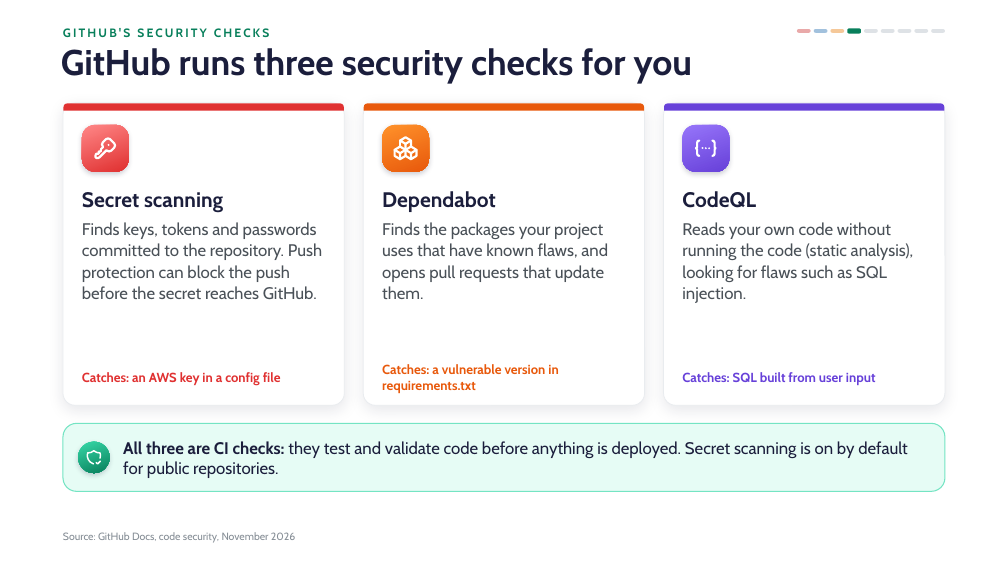
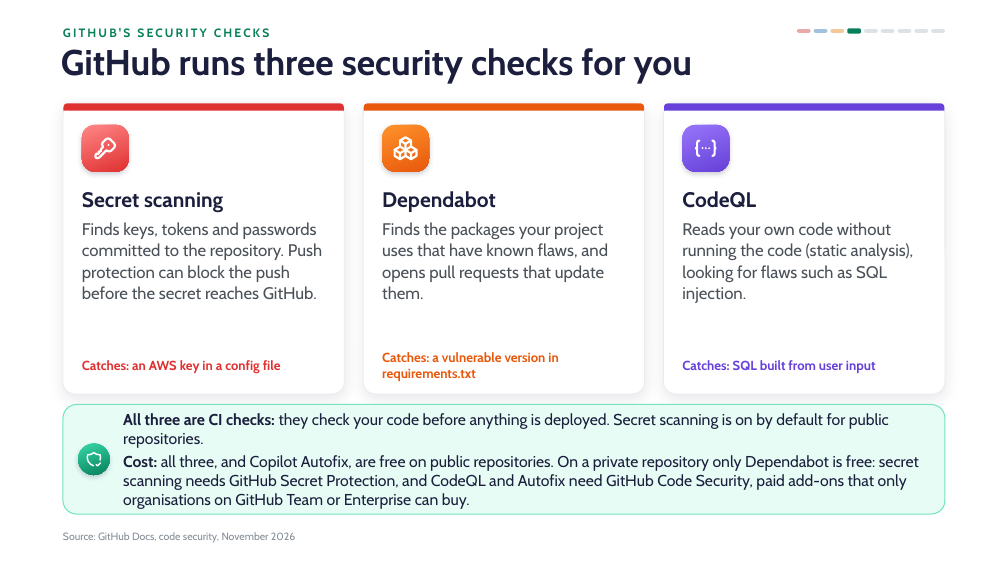
Before and after one commit to FionnQ-H1/aiProg, a slide deck: slide 12 of lectures-and-labs/week10/cicd-lecture.pptx (slide 11 before the commit). Drawn at 1008x567 pixels with LibreOffice and Linux fonts; fonts in the diff are those of the drawing; background and template pictures are left out. Boxes give left, top, right and bottom in pixels: in the first picture for what was removed or moved away, otherwise in the second. Text is boxed around its words. In the diff, an @@ line names an element or a change of style, - is before the commit and + after.

```diff
--- a/lectures-and-labs/week10/cicd-lecture.pptx
+++ b/lectures-and-labs/week10/cicd-lecture.pptx
@@ rounded rectangle: place and size @@
-rounded rectangle at box(63, 103, 344, 405)
+rounded rectangle at box(63, 103, 344, 394)
@@ rounded rectangle: place and size @@
-rounded rectangle at box(363, 103, 644, 405)
+rounded rectangle at box(363, 103, 644, 394)
@@ rounded rectangle: place and size @@
-rounded rectangle at box(664, 103, 945, 405)
+rounded rectangle at box(664, 103, 945, 394)
@@ 3 texts: place and size @@
-3 texts at box(82, 364, 876, 393)
+3 texts at box(82, 352, 876, 382)
@@ rounded rectangle: place and size @@
-rounded rectangle at box(63, 423, 945, 492)
+rounded rectangle at box(63, 405, 945, 514)
@@ rounded rectangle at box(63, 405, 945, 514): proportions changed @@
@@ text at box(123, 413, 919, 509): text changed; size 16 to 15 pt @@
-All three are CI checks: they test and validate code before anything is deployed. Secret scanning is on by default for public repositories.
+All three are CI checks: they check your code before anything is deployed. Secret scanning is on by default for public repositories.
+Cost: all three, and Copilot Autofix, are free on public repositories. On a private repository only Dependabot is free: secret scanning needs GitHub Secret Protection, and CodeQL and Autofix need GitHub Code Security, paid add-ons that only organisations on GitHub Team or Enterprise can buy.
@@ freeform shape at box(85, 451, 102, 468): outline redrawn @@
```
Also in this commit, not shown: 8 other slides changed, 7 slides added, 3 slides removed, 6 other files.
